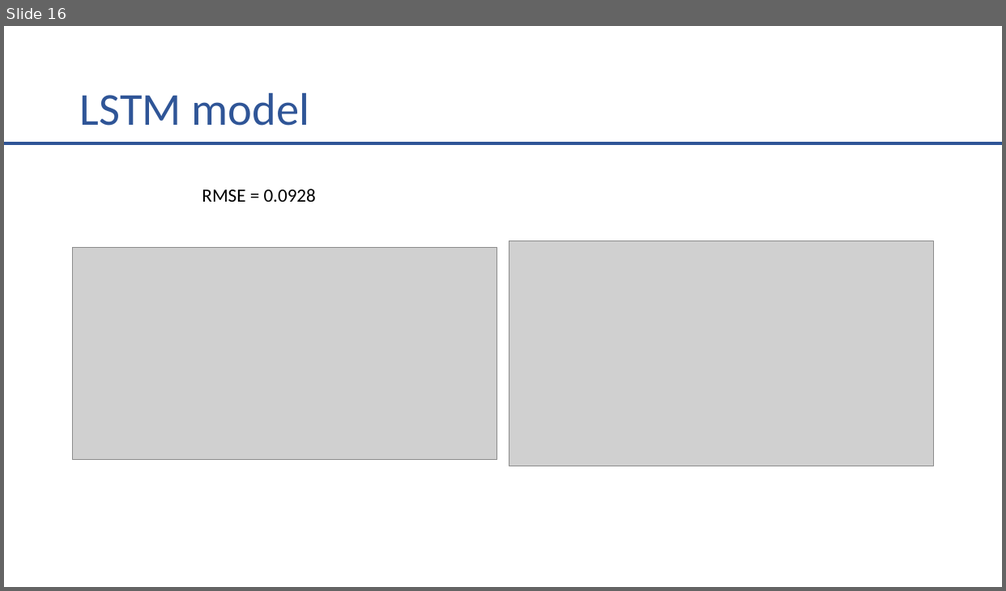
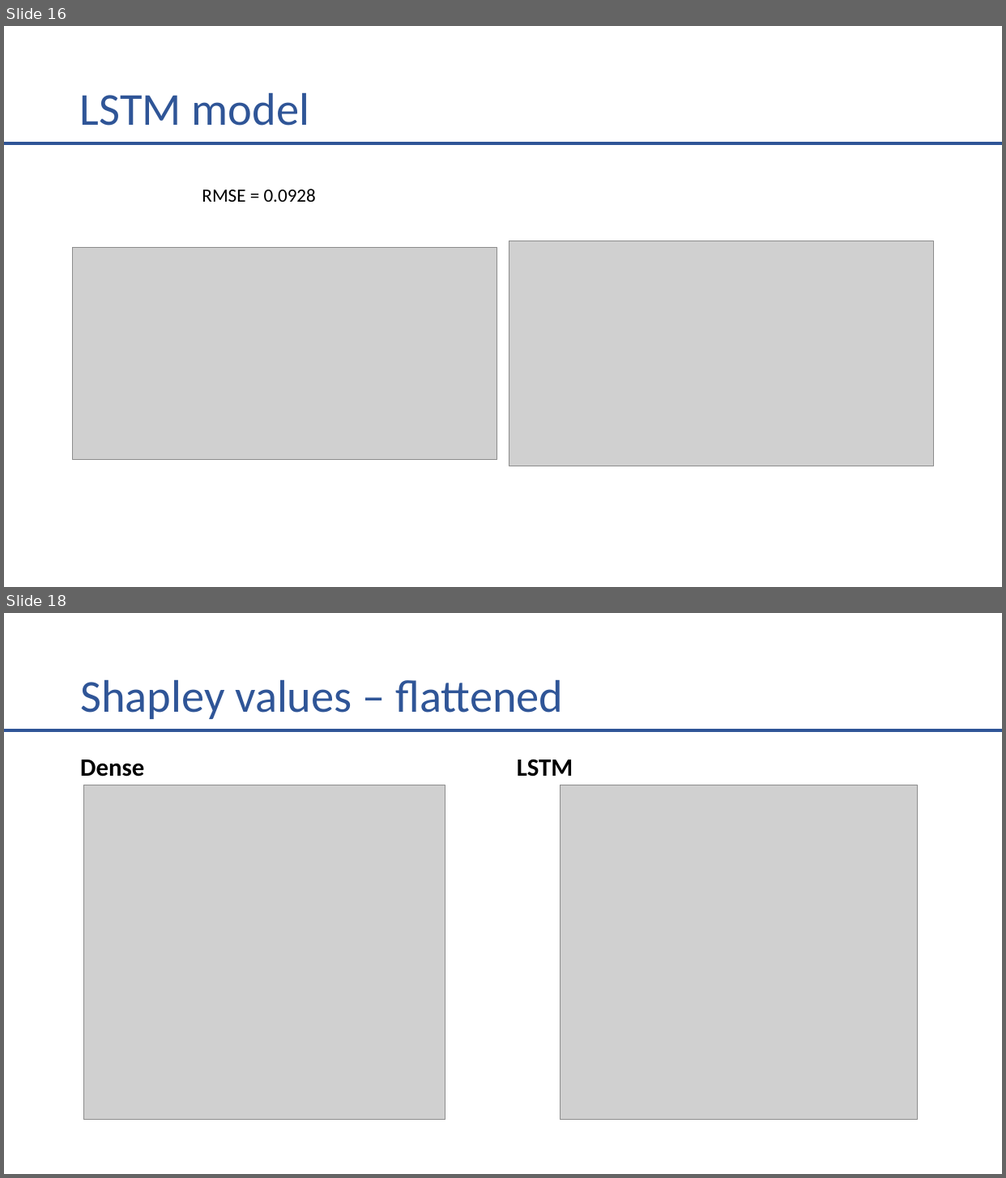
Before and after one commit to Rorjh/wind_forecasting, a slide deck: prezentacja_progres.pptx. Shown one above the other, each under a label of ours: slide 16 before the commit, slides 16 and 18 after it; the slides between them are not shown. The pictures are 1006x591 and 1006x1178 pixels, drawn with LibreOffice and Linux fonts; fonts in the diff are those of the drawing; grey boxes stand for pictures. Boxes give left, top, right and bottom in pixels: in the first picture for what was removed or moved away, otherwise in the second. Text is boxed around its words. In the diff, an @@ line names an element or a change of style, - is before the commit and + after.

Commit message:
Shapley values for flattened input

```diff
--- a/prezentacja_progres.pptx
+++ b/prezentacja_progres.pptx
@@ slide 18 added at (x1=4, y1=613, x2=1002, y2=1174), background #FFFFFF @@
@@ title added at (x1=80, y1=679, x2=563, y2=719), 44 pt, text #2F5597 @@
+Shapley values – flattened
@@ line added from (4, 730) to (1002, 730), #2F5597 3 pt @@
@@ text added at (x1=80, y1=760, x2=144, y2=777), 24 pt, text #000000, bold @@
+Dense
@@ text added at (x1=517, y1=759, x2=573, y2=777), 24 pt, text #000000, bold @@
+LSTM
@@ picture added at (x1=83, y1=786, x2=445, y2=1120) @@
@@ picture added at (x1=560, y1=786, x2=917, y2=1120) @@
```
Also in this commit, not shown: 3 other slides added, 4 other files.
